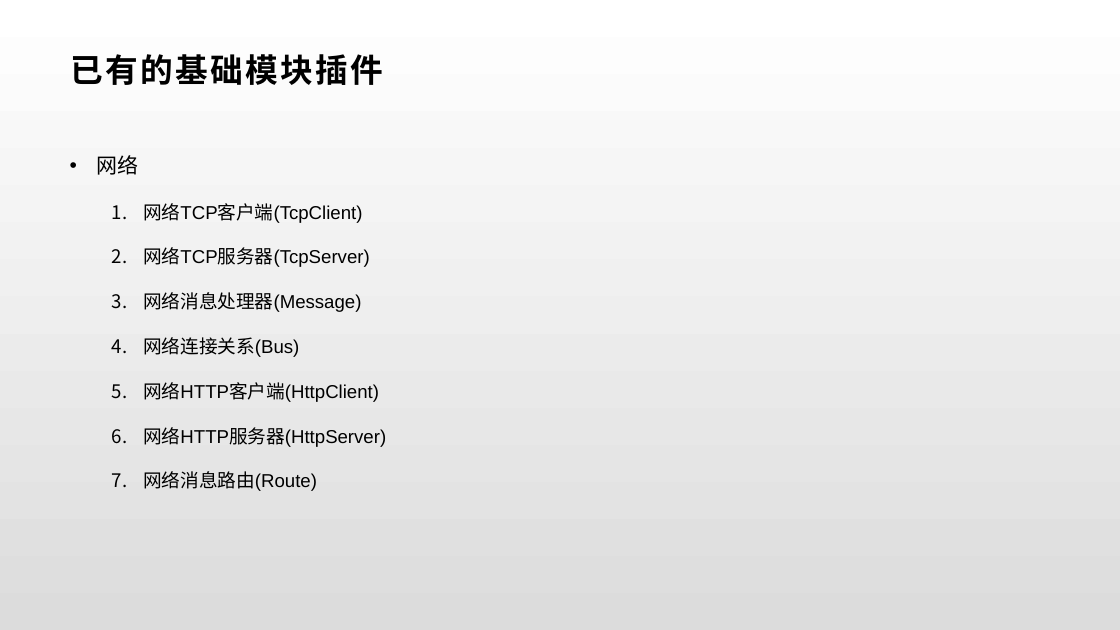
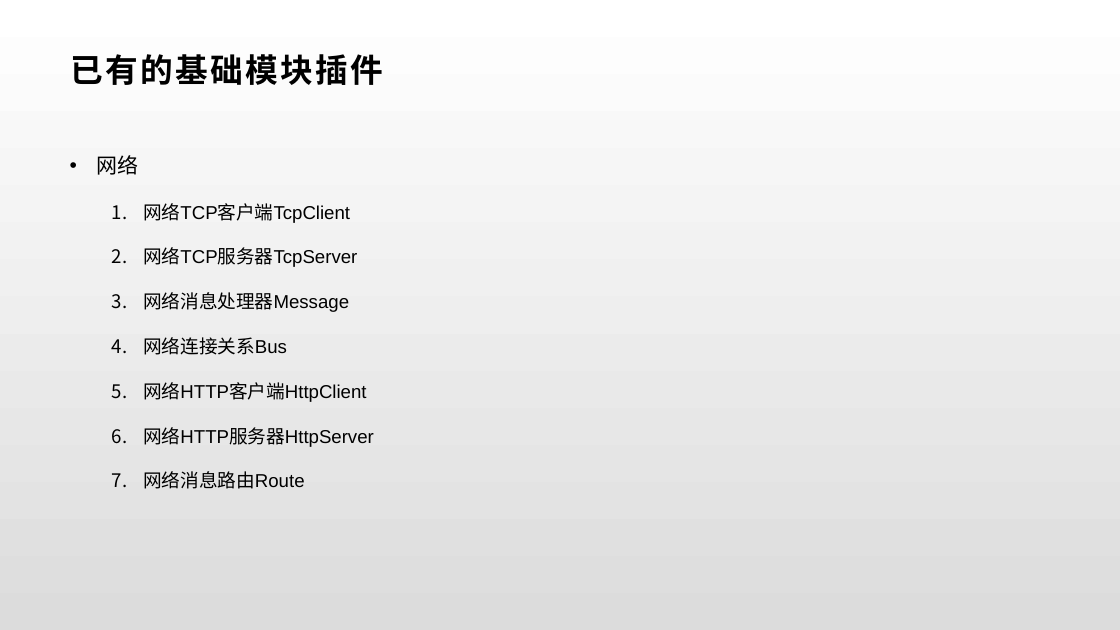
Before and after one commit to lori227/KFrame, a slide deck: slide 12 of _doc/KFrame.pptx. Drawn at 1120x630 pixels with LibreOffice and Linux fonts; fonts in the diff are those of the drawing. Boxes give left, top, right and bottom in pixels: in the first picture for what was removed or moved away, otherwise in the second. Text is boxed around its words. In the diff, an @@ line names an element or a change of style, - is before the commit and + after.

```diff
--- a/_doc/KFrame.pptx
+++ b/_doc/KFrame.pptx
@@ text at (143, 203, 374, 489): text changed @@
-  1. 网络TCP客户端(TcpClient)
-  2. 网络TCP服务器(TcpServer)
-  3. 网络消息处理器(Message)
-  4. 网络连接关系(Bus)
-  5. 网络HTTP客户端(HttpClient)
-  6. 网络HTTP服务器(HttpServer)
-  7. 网络消息路由(Route)
+  1. 网络TCP客户端TcpClient
+  2. 网络TCP服务器TcpServer
+  3. 网络消息处理器Message
+  4. 网络连接关系Bus
+  5. 网络HTTP客户端HttpClient
+  6. 网络HTTP服务器HttpServer
+  7. 网络消息路由Route
```
Also in this commit, not shown: 5 other slides changed, 7 slides added, 2 slides removed, 1 other file.
